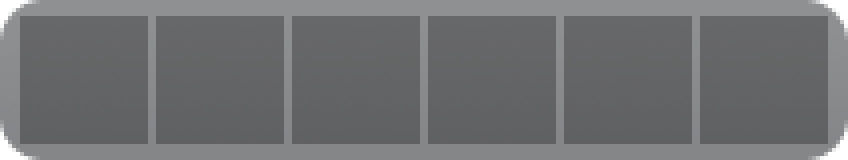
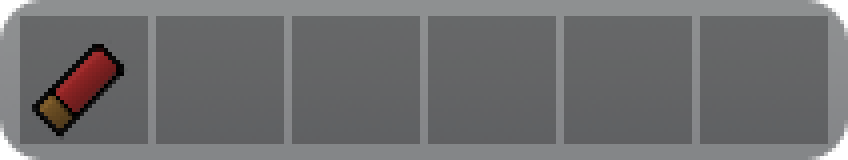
Layers edited between the first and the second 848 × 160 image:
showed "ammoON", moved it above "ammoON copy", painted on it over 32, 40, 128, 140
